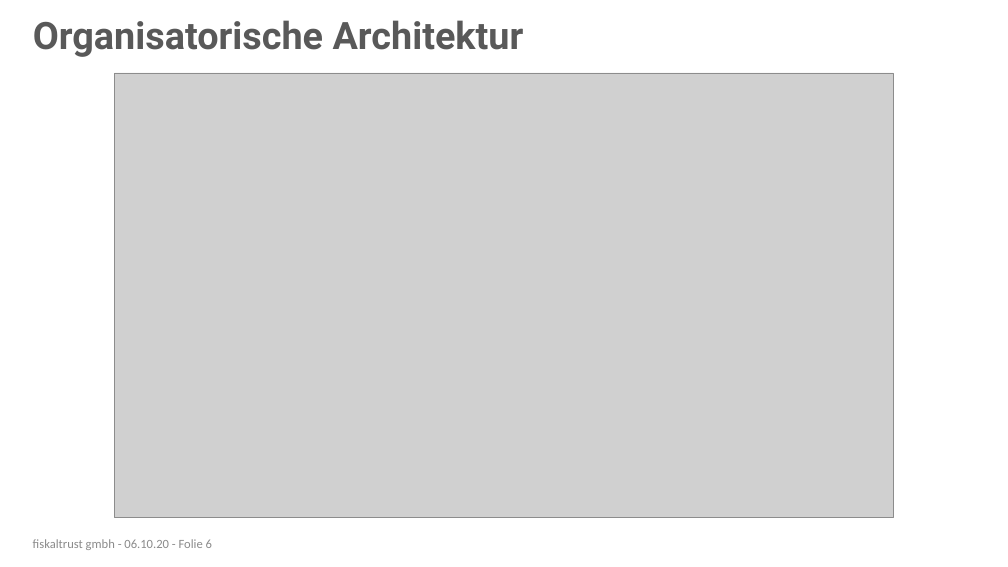
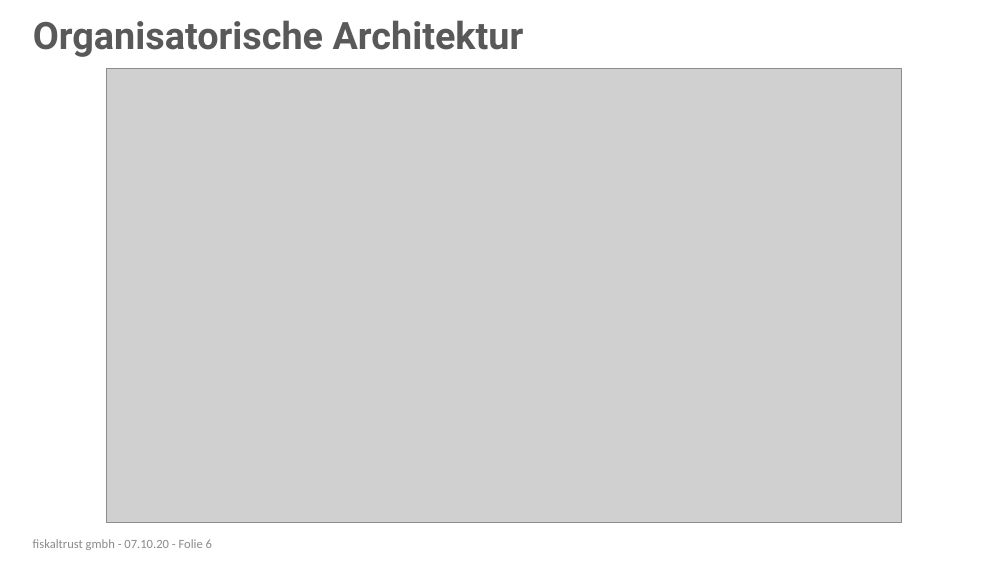
Before and after one commit to fiskaltrust/productdescription-de-doc, a slide deck: slide 6 of for-posdealers/presentation/sales/media/posdealer-sales-rollout.pptx. Drawn at 1008x567 pixels with LibreOffice and Linux fonts; fonts in the diff are those of the drawing; grey boxes stand for pictures; background and template pictures are left out. Boxes give left, top, right and bottom in pixels: in the first picture for what was removed or moved away, otherwise in the second. Text is boxed around its words. In the diff, an @@ line names an element or a change of style, - is before the commit and + after.

```diff
--- a/for-posdealers/presentation/sales/media/posdealer-sales-rollout.pptx
+++ b/for-posdealers/presentation/sales/media/posdealer-sales-rollout.pptx
@@ picture resized from (x1=115, y1=73, x2=894, y2=518) to (x1=107, y1=68, x2=902, y2=523) @@
@@ text at (x1=33, y1=539, x2=212, y2=550): text changed @@
-fiskaltrust gmbh - 06.10.20 - Folie 6
+fiskaltrust gmbh - 07.10.20 - Folie 6
```
Also in this commit, not shown: 5 other slides changed, 6 other files.
